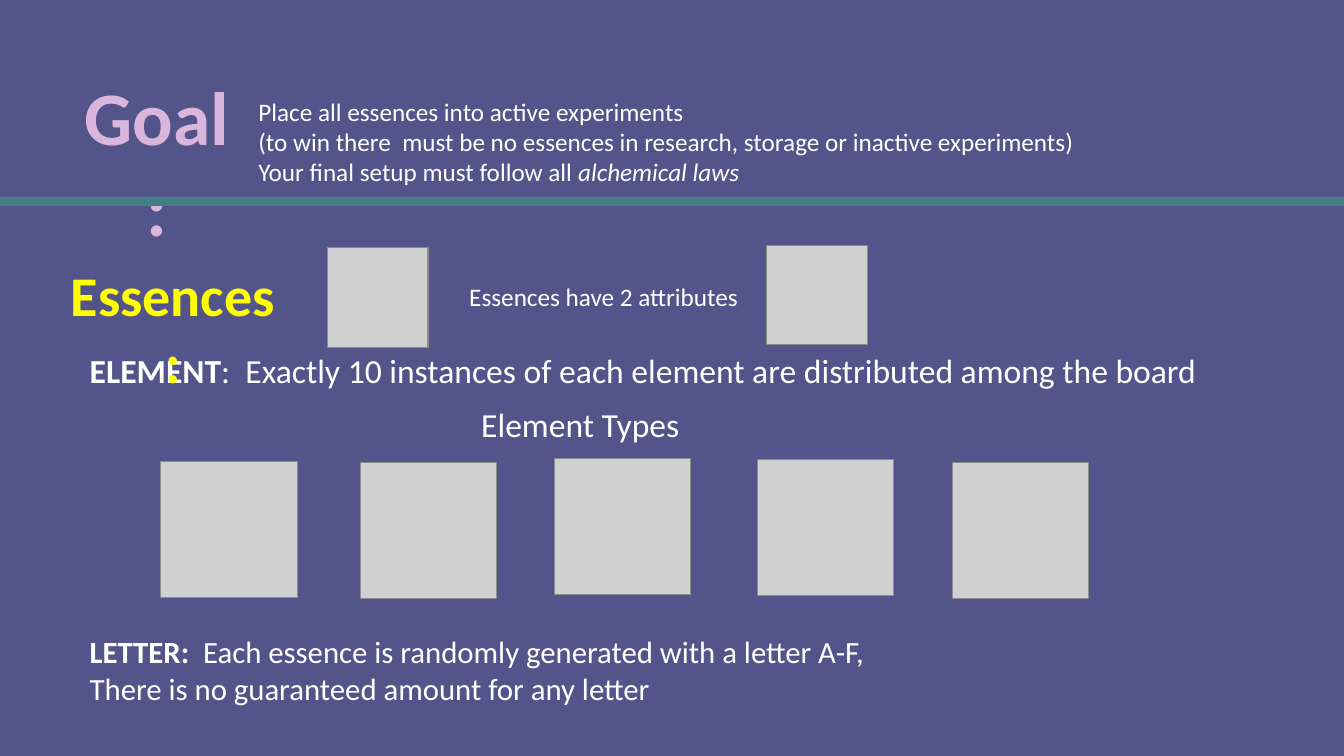
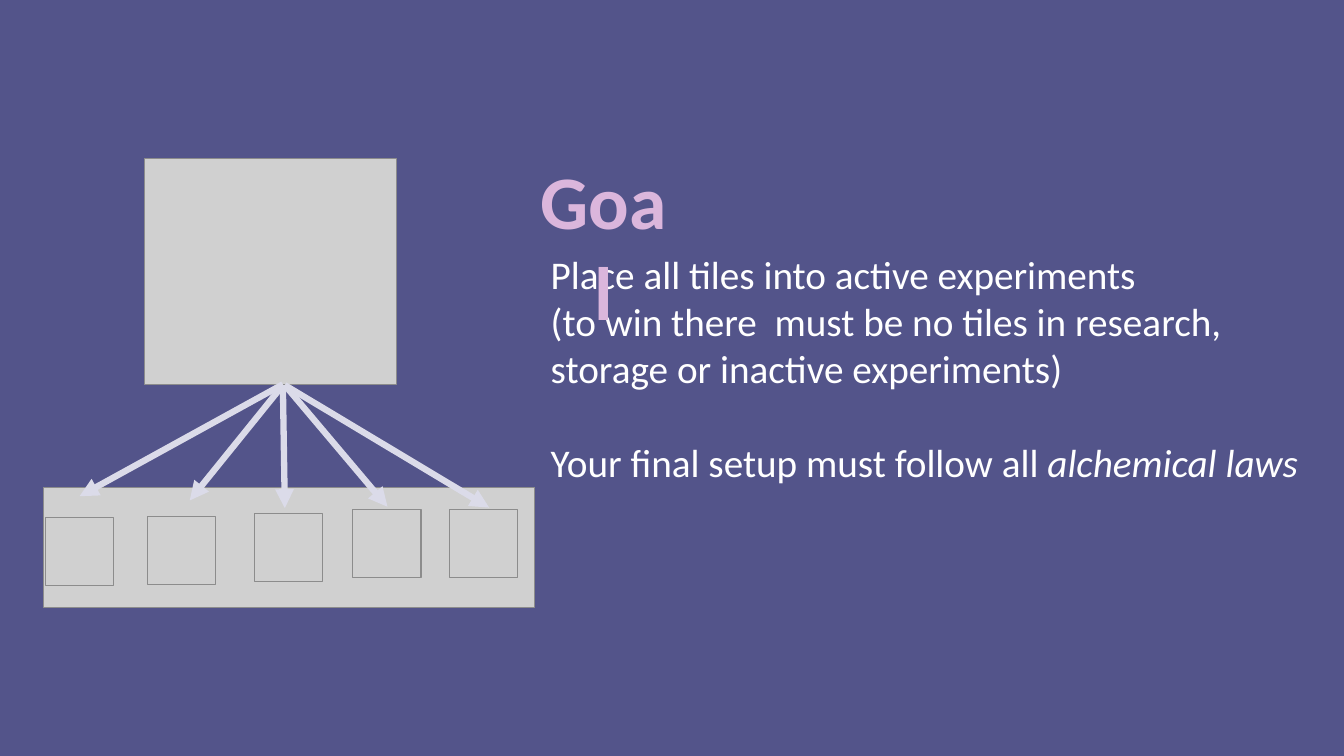
Before and after one commit to ninjacreeper47/Meriam-s-Trial, a slide deck: slide 1 of Assets/How to Play/Instructions.pptx. Drawn at 1344x756 pixels with LibreOffice and Linux fonts; fonts in the diff are those of the drawing; grey boxes stand for pictures. Boxes give left, top, right and bottom in pixels: in the first picture for what was removed or moved away, otherwise in the second. Text is boxed around its words. In the diff, an @@ line names an element or a change of style, - is before the commit and + after.

Commit message:
practice experiments part 1

```diff
--- a/Assets/How to Play/Instructions.pptx
+++ b/Assets/How to Play/Instructions.pptx
@@ text at box(85, 92, 230, 146): text changed @@
-Goal:
+Goal
@@ line removed from (0, 202) to (1344, 202) @@
@@ picture removed at box(328, 247, 429, 347) @@
@@ text "Place all tiles into active ...": place and size @@
-text "Place all tiles into active ..." at box(258, 103, 1073, 185)
+text "Place all tiles into active ..." at box(551, 262, 1298, 484)
@@ text at box(551, 262, 1221, 390): text changed; size 18 to 28 pt @@
-Place all essences into active experiments
-(to win there must be no essences in research, storage or inactive experiments)
+Place all tiles into active experiments
+(to win there must be no tiles in research, storage or inactive experiments)
@@ picture removed at box(767, 246, 868, 345) @@
@@ text removed at box(71, 279, 275, 317) @@
-Essences:
@@ text removed at box(469, 288, 737, 306) @@
-Essences have 2 attributes
@@ text removed at box(245, 359, 1196, 389) @@
-ELEMENT: Exactly 10 instances of each element are distributed among the board
@@ group added at box(43, 159, 535, 608): 5 arrows, 2 pictures @@
@@ text removed at box(481, 413, 680, 443) @@
-Element Types
@@ picture removed at box(161, 462, 297, 598) @@
@@ picture removed at box(360, 463, 496, 599) @@
@@ text at box(551, 450, 1298, 484): size 18 to 28 pt in "Your final setup must follow all alchemical ..." @@
@@ picture removed at box(555, 459, 691, 595) @@
@@ picture removed at box(758, 460, 894, 596) @@
@@ picture removed at box(953, 463, 1089, 599) @@
@@ picture added at box(353, 509, 421, 578) @@
@@ picture added at box(450, 509, 518, 578) @@
@@ picture added at box(45, 518, 114, 587) @@
@@ picture added at box(147, 516, 216, 585) @@
@@ picture added at box(255, 514, 324, 583) @@
@@ text removed at box(90, 641, 864, 706) @@
-LETTER: Each essence is randomly generated with a letter A-F,
-There is no guaranteed amount for any letter
```
Also in this commit, not shown: 4 other slides changed, 2 slides added, 13 other files.
